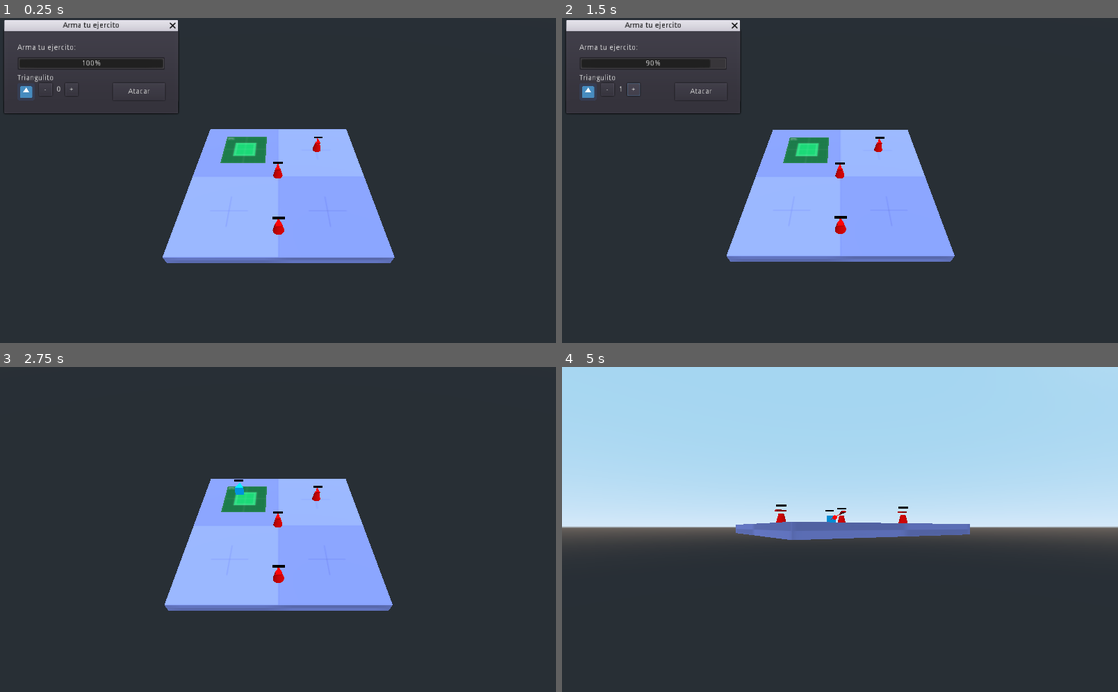
Above: before the commit, frames 1-4 (two rows, left to right).
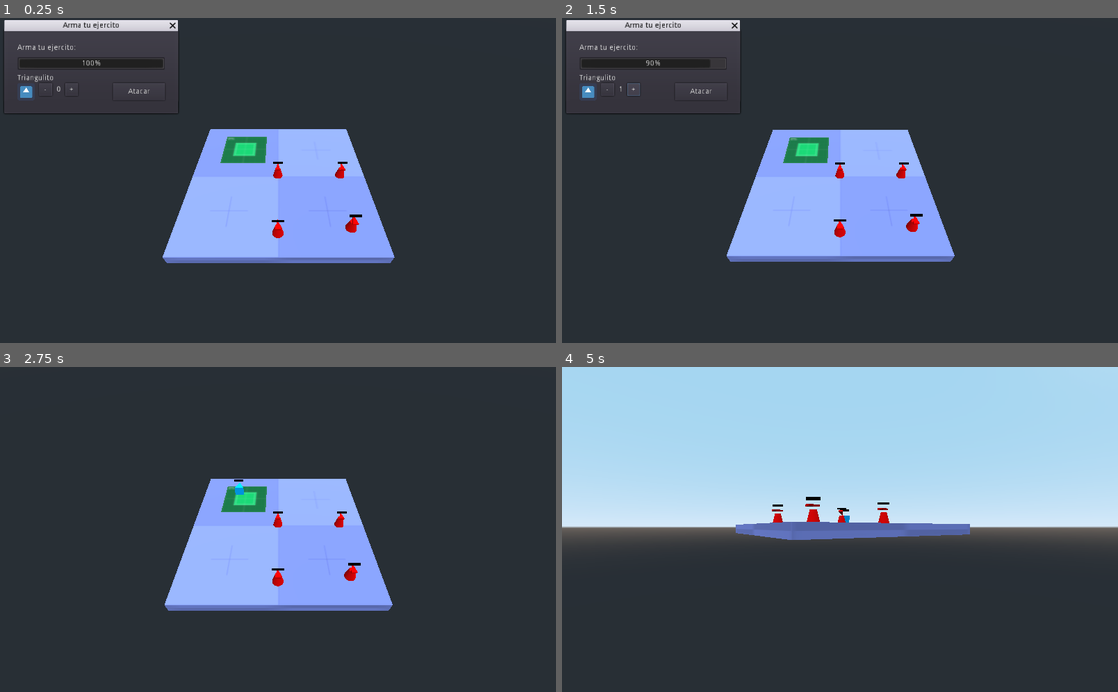
Above: after the commit, the same moments.

Repository: andresTapari/bug_rush
Game: Godot game, scene res://lvls/dev_lvl_combat.tscn
Same seed, same stepped clock (60 frames per second), same inputs: the game is played once before the commit and once after it. The engine's default icon, where the game draws it, is replaced by a stand-in: a white triangle on a blue panel in a dark square.
Inputs (mouse positions are in pixels of both pictures, inside the frame that each line leads up to):
- Up to frame 1 (0.25 s): no input
- Up to frame 2 (1.5 s): click "-" at 0.5 s; click "+" at 1.25 s
- Up to frame 3 (2.75 s): click "Atacar" at 2 s
- Up to frame 4 (5 s): move the mouse to (962, 513) at 2.77 s; hold S (cam_down) 2.78-3.53 s; click (962, 513) at 2.92 s; move the mouse to (728, 545) at 3.52 s; tap A (cam_left) at 3.6 s; click (728, 545) at 3.67 s; move the mouse to (895, 458) at 4.27 s; hold D (cam_right) from 4.28 s (still down); click (895, 458) at 4.42 s

The runs differ from the first frame. In frame 1, 0.3% of the frame differs, in the area x 48-66%, y 36-68%; in frame 2, 0.3%; in frame 3, 0.3%; in frame 4, 0.4%, in the area x 37-63%, y 39-49%.

Commit message:
Actualizar export_presets.cfg, dev_lvl_combat.tscn y 4 más archivos...

Diff:
--- a/prototype_tapa/lvls/dev_lvl_combat.tscn
+++ b/prototype_tapa/lvls/dev_lvl_combat.tscn
@@ -32,11 +32,14 @@
 [node name="StaticBody" parent="." instance=ExtResource( 3 )]
 transform = Transform( 1, 0, 0, 0, 1, 0, 0, 0, 1, -0.0157766, 1, -0.411026 )
 
+[node name="StaticBody3" parent="." instance=ExtResource( 3 )]
+transform = Transform( 1, 0, 0, 0, 1, 0, 0, 0, 1, -0.0157766, 1, 13.589 )
+
+[node name="StaticBody4" parent="." instance=ExtResource( 3 )]
+transform = Transform( 1, 0, 0, 0, 1, 0, 0, 0, 1, 12.4946, 1, 12.589 )
+
 [node name="StaticBody2" parent="." instance=ExtResource( 3 )]
-transform = Transform( 1, 0, 0, 0, 1, 0, 0, 0, 1, 9.18301, 1, -9.39083 )
-
-[node name="StaticBody3" parent="." instance=ExtResource( 3 )]
-transform = Transform( 1, 0, 0, 0, 1, 0, 0, 0, 1, 0.0858605, 1, 13 )
+transform = Transform( 1, 0, 0, 0, 1, 0, 0, 0, 1, 12.9842, 1, -0.411026 )
 
 [node name="Camera_gimbal" parent="." instance=ExtResource( 5 )]
 zoom_speed = 0.25
--- a/prototype_tapa/script/dev_lvl_combat.gd
+++ b/prototype_tapa/script/dev_lvl_combat.gd
@@ -11,7 +11,16 @@
 	for element in nodos:
 		if element.is_in_group("player"):
 			player_units.push_front(element)
+
 		if element.is_in_group("enemy"):
 			enemy_units.push_front(element)
+			element.connect("tower_destroyed",self,"handle_destroy_enemy")
+
 	for element in player_units:
-		element.set_targets_to_attack(enemy_units)
+		element.set_targets_to_attack(enemy_units.duplicate(true))
+
+func handle_destroy_enemy(_enemy_unit_name):
+	enemy_units.erase(_enemy_unit_name)
+	for element in player_units:
+		if is_instance_valid(element):
+			element.set_targets_to_attack(enemy_units)
--- a/prototype_tapa/script/enemy_tower.gd
+++ b/prototype_tapa/script/enemy_tower.gd
@@ -4,6 +4,7 @@
 var targets_to_attack: Array = []
 var weapon_enable: bool = true
 
+signal tower_destroyed(value)
 
 export var total_health = 10
 var actual_health = total_health
@@ -51,6 +52,7 @@
 	actual_health = actual_health - _damage
 	HealthBarr.update_bar(actual_health,total_health)
 	if actual_health <= 0:
+		emit_signal("tower_destroyed",self)
 		queue_free()
 
 # Señales:
--- a/prototype_tapa/script/unit.gd
+++ b/prototype_tapa/script/unit.gd
@@ -3,12 +3,13 @@
 onready var HealthBarr = get_node('HealthBarr3D/Viewport/HealthBarr2D')
 onready var ray_cast = get_node('RayCast')
 
-export var speed: float	 	    = 5
-export var gravity: float 	    = -5
-export var velocity: Vector3    = Vector3.ZERO
-export var total_health: float  = 10
+export var speed: float	 	    	= 5
+export var gravity: float 	    	= -5
+export var velocity: Vector3    	= Vector3.ZERO
+export var total_health: float  	= 10
+export var damage: float 			= 3
 export var target_to_move: NodePath
-export var damage: float = 3
+
 
 var targets_to_attack:Array = [] setget set_targets_to_attack
 var target				= null
@@ -18,19 +19,16 @@
 
 func _ready() -> void:
 	pass
-#	if target_to_move !=  null:
-#		target = get_node(target_to_move).translation
 
 func _physics_process(delta):
 	var target_pos: Vector3 = Vector3()
 	if !targets_to_attack.empty():
-		target = targets_to_attack[0]
 		if !is_instance_valid(target):
-			targets_to_attack.remove(0)
 			target_pos = self.translation
 		else:
 			target_pos = target.translation
 	velocity.y += gravity * delta
+
 	if target and self.is_on_floor():
 		look_at(target_pos, Vector3.UP)
 		rotation.x = 0
@@ -38,7 +36,6 @@
 		if transform.origin.distance_to(target_pos) < 1.5:
 			target = null
 			velocity = Vector3.ZERO
-
 	#Si puede atacar
 	if ray_cast.is_colliding():
 		var temp = ray_cast.get_collider()
@@ -55,9 +52,22 @@
 	if actual_health <= 0:
 		queue_free()
 
+func get_nearest_target():
+	var target_to_move = targets_to_attack[0]
+	var dist_to_target_to_move = target_to_move.translation.distance_to(self.translation)
+	for element in targets_to_attack:
+#		if is_instance_valid(element):
+		var nearest_dist = element.translation.distance_to(self.translation)
+		if dist_to_target_to_move > nearest_dist:
+			target_to_move = element
+			dist_to_target_to_move = element.translation.distance_to(self.translation)
+	return target_to_move
+
 # Funciones set&get:
 func set_targets_to_attack(_value: Array):
 	targets_to_attack = _value
+	if !targets_to_attack.empty():
+		target = get_nearest_target()
 
 func _on_Timer_timeout() -> void:
 	ready_to_hit = true
Not shown, changed: prototype_tapa/export_presets.cfg
Not shown: 2 places in prototype_tapa/scenes/unit.tscn that only renumber resources
